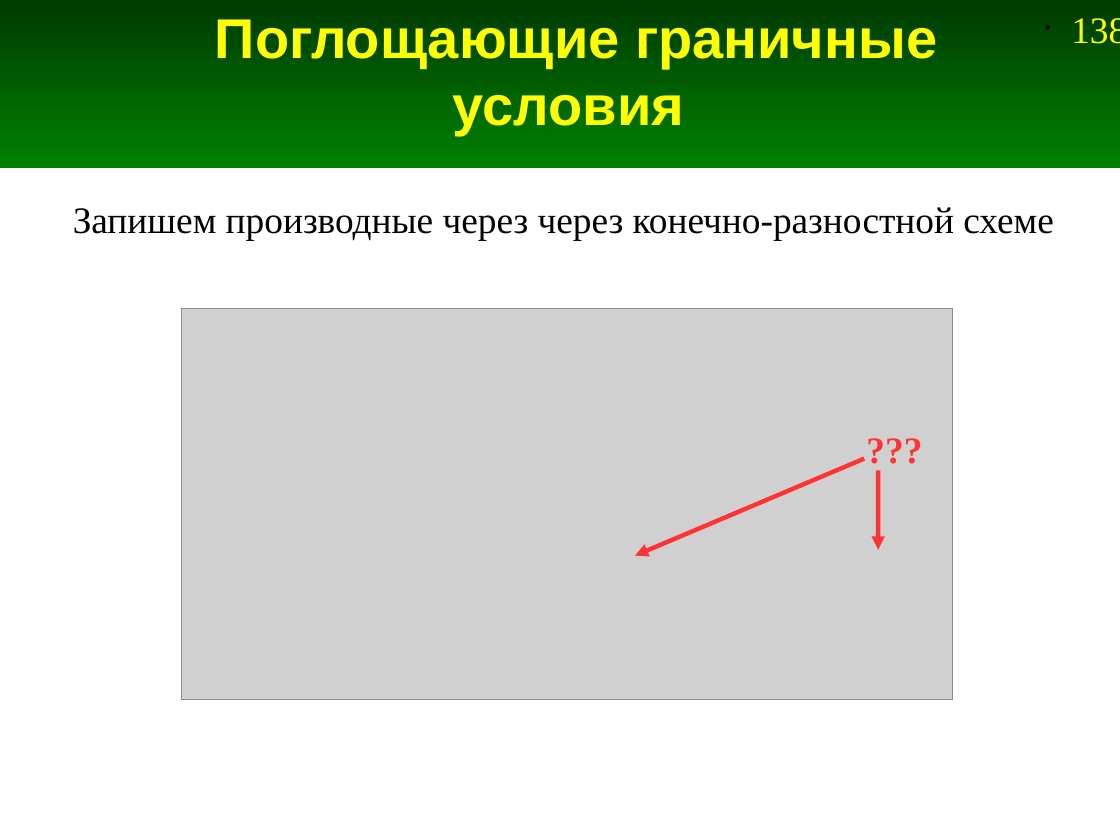
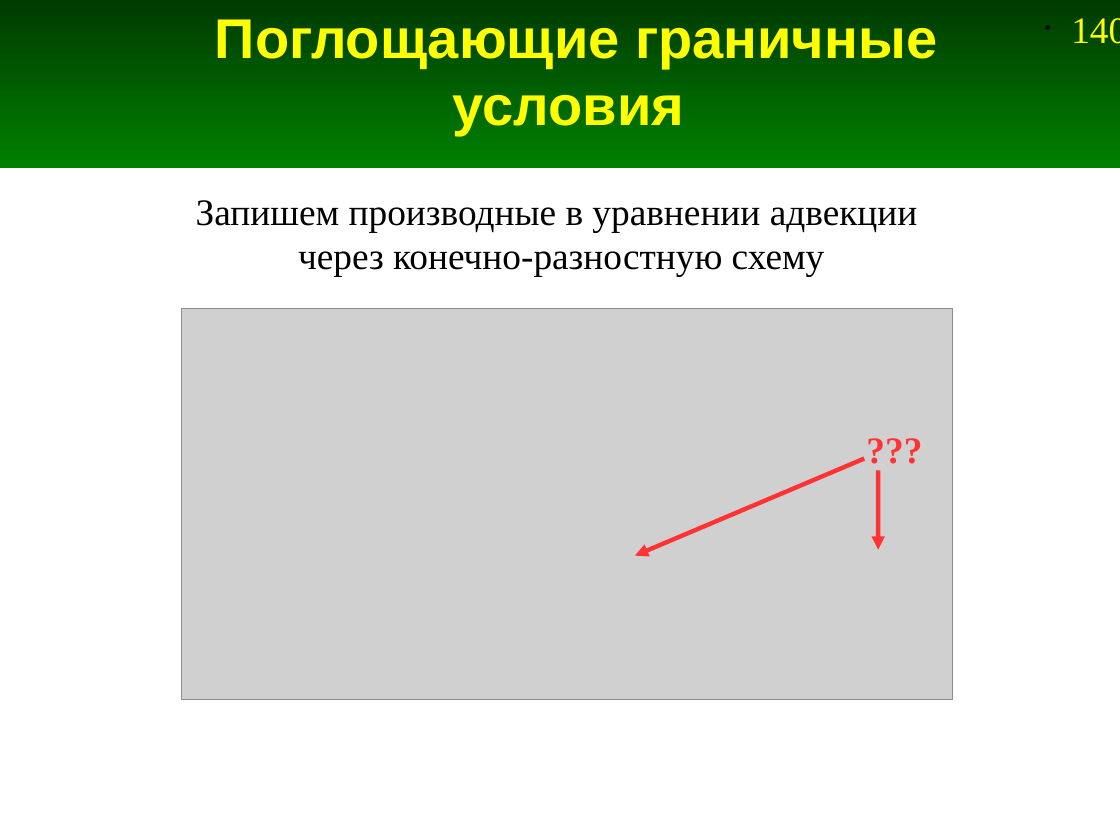
Before and after one commit to andris0147sv/modelling, a slide deck: slide 140 of presentations/2. FDTD.odp (slide 138 before the commit). Drawn at 1120x840 pixels with LibreOffice and Linux fonts; fonts in the diff are those of the drawing; grey boxes stand for pictures. Boxes give left, top, right and bottom in pixels: in the first picture for what was removed or moved away, otherwise in the second. Text is boxed around its words. In the diff, an @@ line names an element or a change of style, - is before the commit and + after.

```diff
--- a/presentations/2. FDTD.odp
+++ b/presentations/2. FDTD.odp
@@ page number at <box>1071,18,1120,44</box>: text changed @@
-• 138
+• 140
@@ text at <box>196,200,918,277</box>: text changed @@
-Запишем производные через через конечно-разностной схеме
+Запишем производные в уравнении адвекции
+через конечно-разностную схему
```
Also in this commit, not shown: 5 other slides changed, 2 slides added, 5 other files.
